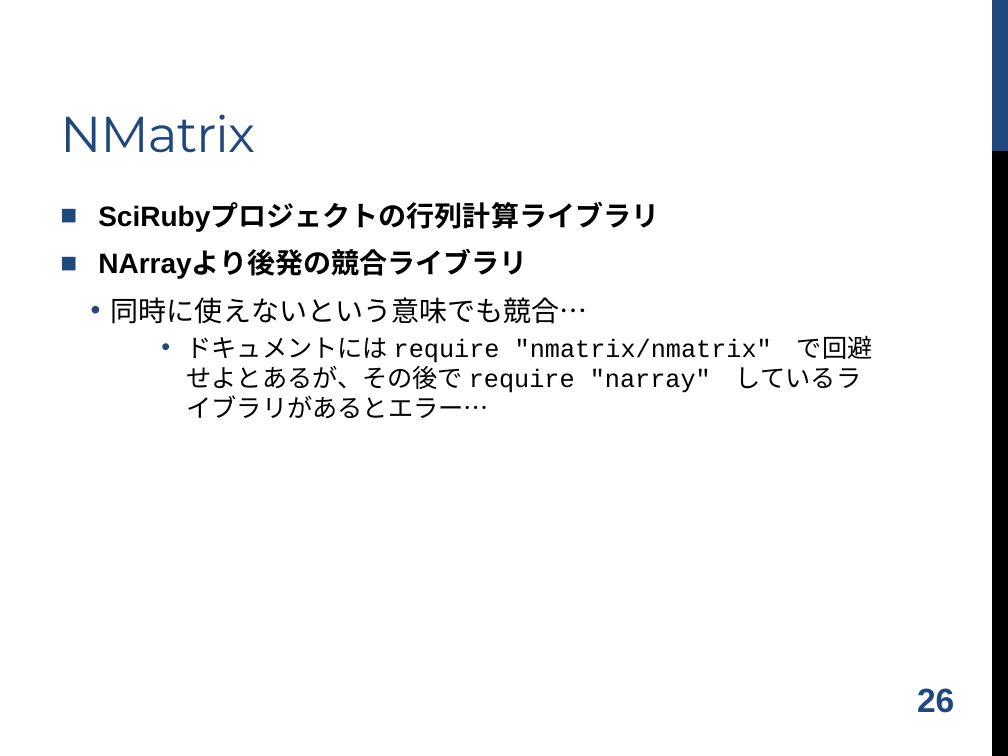
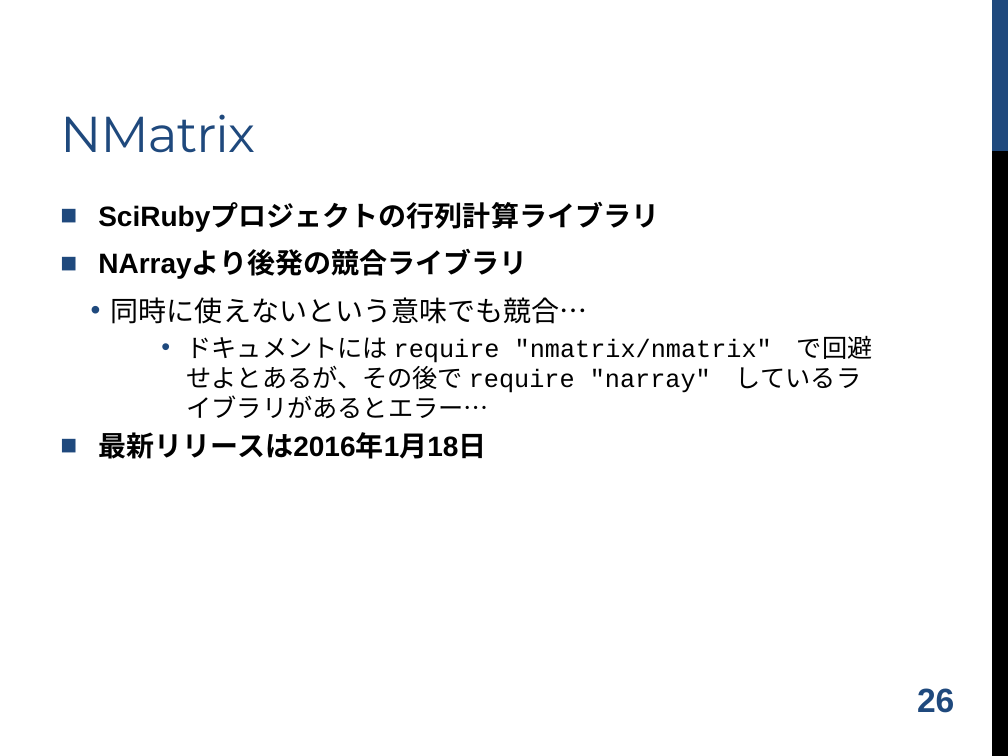
Before and after one commit to shugo/DCW2016, a slide deck: slide 27 of ruby_data_analysis.pptx. Drawn at 1008x756 pixels with LibreOffice and Linux fonts; fonts in the diff are those of the drawing; background and template pictures are left out. Boxes give left, top, right and bottom in pixels: in the first picture for what was removed or moved away, otherwise in the second. Text is boxed around its words. In the diff, an @@ line names an element or a change of style, - is before the commit and + after.

```diff
--- a/ruby_data_analysis.pptx
+++ b/ruby_data_analysis.pptx
@@ text at (98, 432, 486, 459): paragraph added @@
+■ 最新リリースは2016年1月18日
```
Also in this commit, not shown: 7 other slides changed, 2 other files.
